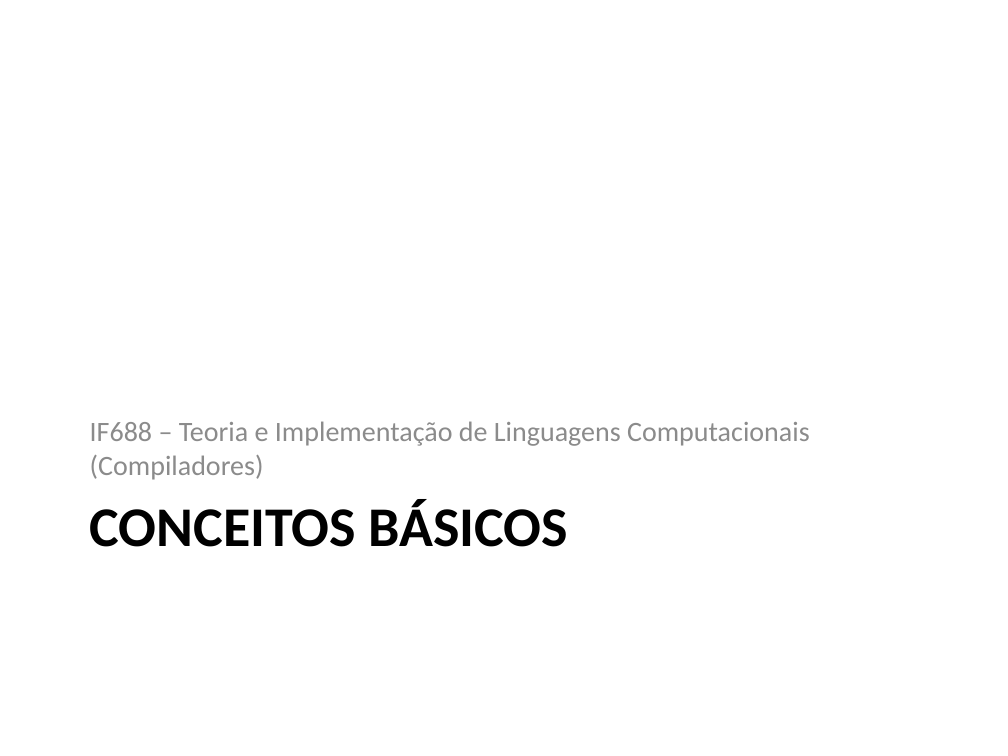
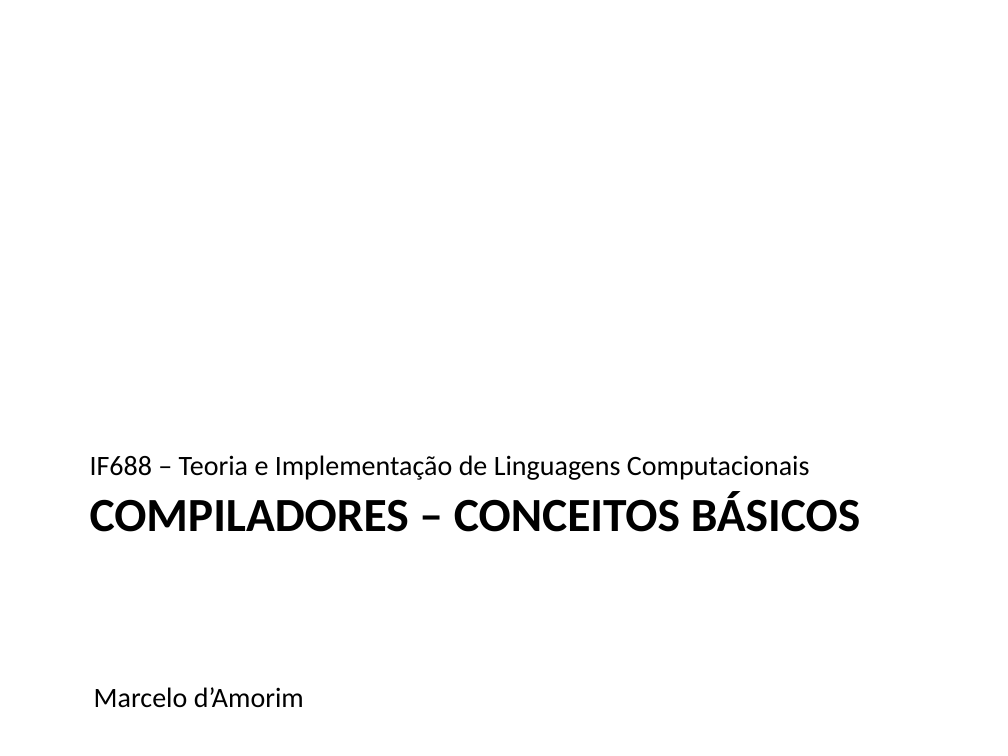
Before and after one commit to damorim/compilers-cin, a slide deck: slide 1 of slides-aulas/conceitos-basicos.pptx. Drawn at 1008x756 pixels with LibreOffice and Linux fonts; fonts in the diff are those of the drawing. Boxes give left, top, right and bottom in pixels: in the first picture for what was removed or moved away, otherwise in the second. Text is boxed around its words. In the diff, an @@ line names an element or a change of style, - is before the commit and + after.

```diff
--- a/slides-aulas/conceitos-basicos.pptx
+++ b/slides-aulas/conceitos-basicos.pptx
@@ text at bbox=[90, 455, 810, 480]: text changed; text colour #8C8C8C to #000000 @@
-IF688 – Teoria e Implementação de Linguagens Computacionais (Compiladores)
+IF688 – Teoria e Implementação de Linguagens Computacionais
@@ text at bbox=[90, 492, 860, 532]: text changed; size 40 to 34 pt @@
-CONCEITOS BÁSICOS
+COMPILADORES – CONCEITOS BÁSICOS
@@ text added at bbox=[94, 687, 304, 708], 20 pt, text #000000 @@
+Marcelo d’Amorim
```
Also in this commit, not shown: 1 other slide changed, 4 other files.
